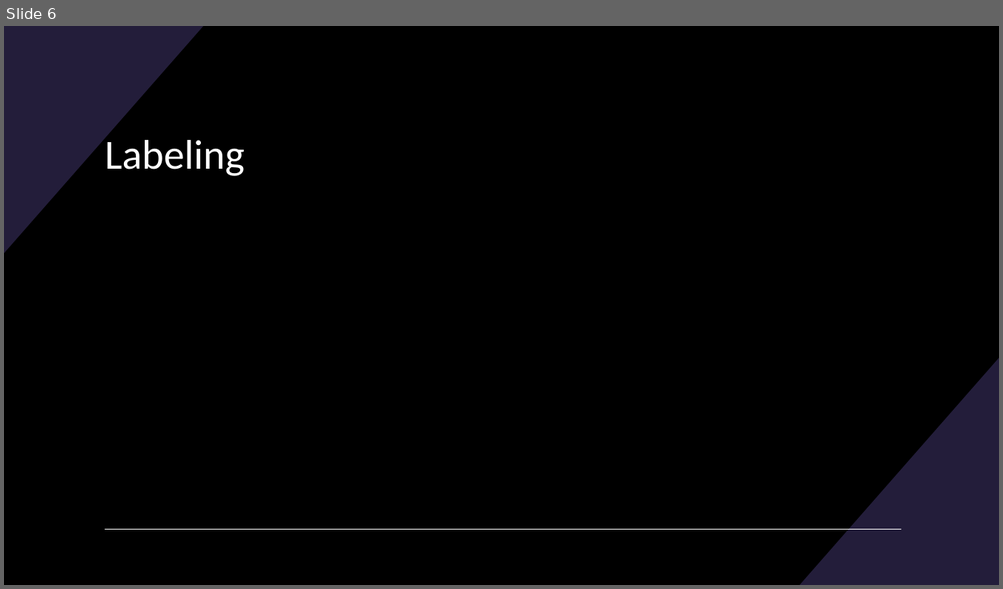
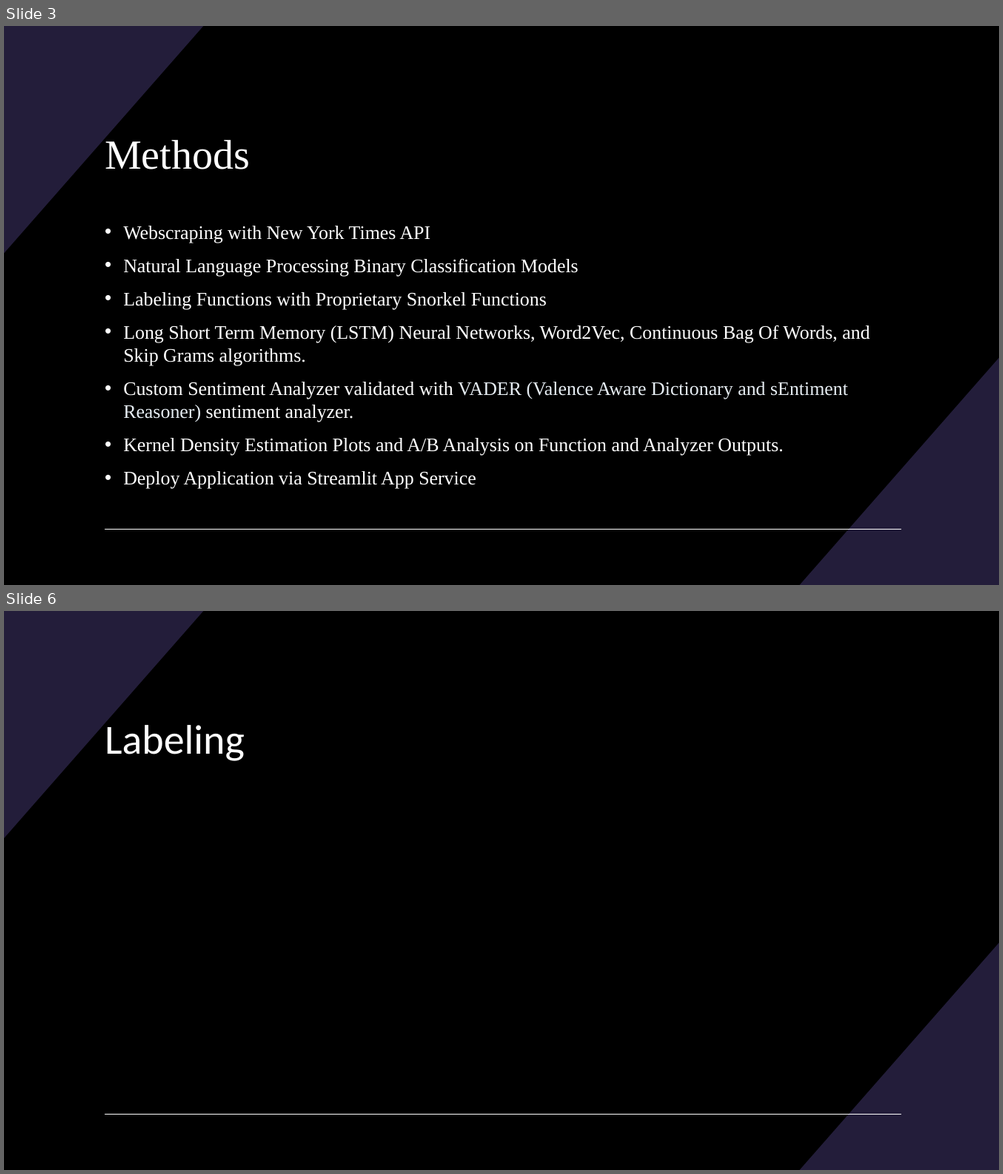
Before and after one commit to BenjaminRocco/Capstone_Project, a slide deck: Capstone_Presentation.pptx. Shown one above the other, each under a label of ours: slide 6 before the commit, slides 3 and 6 after it; the slides between them are not shown. The pictures are 1003x589 and 1003x1174 pixels, drawn with LibreOffice and Linux fonts; fonts in the diff are those of the drawing. Boxes give left, top, right and bottom in pixels: in the first picture for what was removed or moved away, otherwise in the second. Text is boxed around its words. In the diff, an @@ line names an element or a change of style, - is before the commit and + after.

Commit message:
streamlit try

```diff
--- a/Capstone_Presentation.pptx
+++ b/Capstone_Presentation.pptx
@@ slide 3 added at [4, 26, 999, 585], background #000000; not listed: 3 template elements that a slide beside it also shows @@
@@ title added at [105, 137, 250, 170], 40 pt, text #FFFFFF @@
+Methods
@@ text added at [123, 226, 869, 489], 18.5 pt, text #FFFFFF @@
+• Webscraping with New York Times API
+• Natural Language Processing Binary Classification Models
+• Labeling Functions with Proprietary Snorkel Functions
+• Long Short Term Memory (LSTM) Neural Networks, Word2Vec, Continuous Bag Of Words, and Skip Grams algorithms.
+• Custom Sentiment Analyzer validated with VADER (Valence Aware Dictionary and sEntiment Reasoner) sentiment analyzer.
+• Kernel Density Estimation Plots and A/B Analysis on Function and Analyzer Outputs.
+• Deploy Application via Streamlit App Service
```
Also in this commit, not shown: 2 slides changed, 2 other slides added, 3 slides removed, 9 other files.
